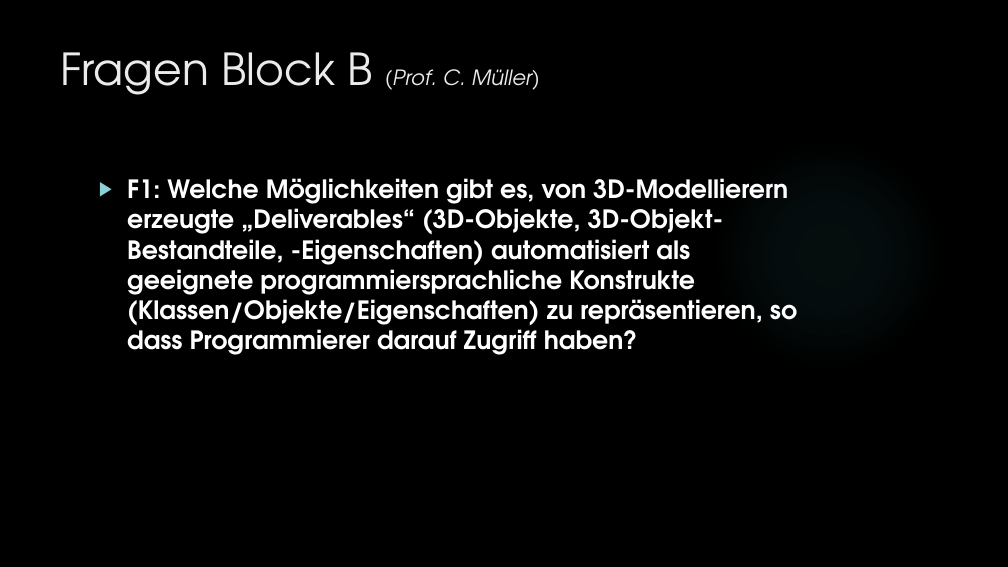
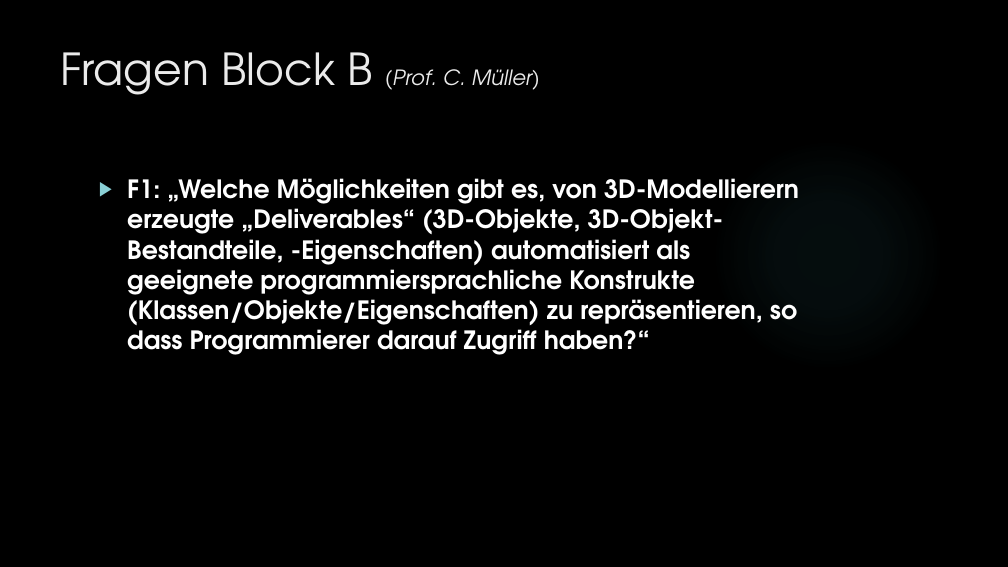
Before and after one commit to dNovel/MasterThesisWS1415, a slide deck: slide 33 of Disputation/Praesentation_DominikSteffen.pptx (slide 15 before the commit). Drawn at 1008x567 pixels with LibreOffice and Linux fonts; fonts in the diff are those of the drawing; background and template pictures are left out. Boxes give left, top, right and bottom in pixels: in the first picture for what was removed or moved away, otherwise in the second. Text is boxed around its words. In the diff, an @@ line names an element or a change of style, - is before the commit and + after.

Commit message:
Fragen von Prof. Taube eingebaut.
Fragen eingefügt. Nächster Schritt: Clean Up und Fehler beseitigen.

```diff
--- a/Disputation/Praesentation_DominikSteffen.pptx
+++ b/Disputation/Praesentation_DominikSteffen.pptx
@@ text at (127,178,799,355): text changed @@
-▶ F1: Welche Möglichkeiten gibt es, von 3D-Modellierern erzeugte „Deliverables“ (3D-Objekte, 3D-Objekt-Bestandteile, -Eigenschaften) automatisiert als geeignete programmiersprachliche Konstrukte (Klassen/Objekte/Eigenschaften) zu repräsentieren, so dass Programmierer darauf Zugriff haben?
+▶ F1: „Welche Möglichkeiten gibt es, von 3D-Modellierern erzeugte „Deliverables“ (3D-Objekte, 3D-Objekt-Bestandteile, -Eigenschaften) automatisiert als geeignete programmiersprachliche Konstrukte (Klassen/Objekte/Eigenschaften) zu repräsentieren, so dass Programmierer darauf Zugriff haben?“
```
Also in this commit, not shown: 3 other slides changed, 18 slides added.
